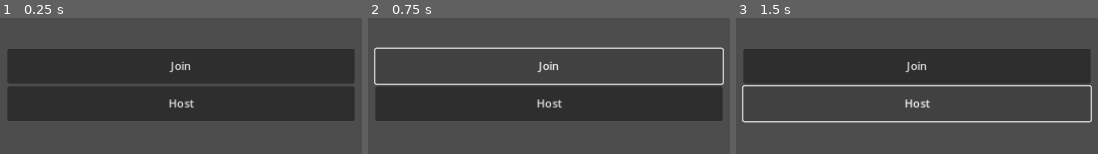
Above: before the commit, frames 1-3 (left to right).
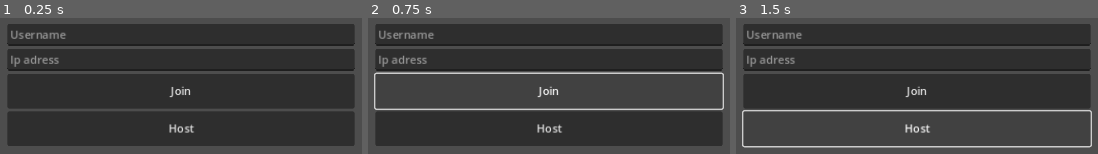
Above: after the commit, the same moments.

Repository: PickleOnAString/SnakeGame
Game: Godot game, scene res://Scenes/main_menu.tscn
The game is run twice, just before and just after one commit, with the same random seed, the same clock (stepped at 60 frames per second) and the same inputs.
Inputs:
- Up to frame 1 (0.25 s): no input
- Up to frame 2 (0.75 s): click "Join" at 0.5 s
- Up to frame 3 (1.5 s): click "Host" at 1.25 s

The runs differ from the first frame. In frame 1, 39% of the frame differs, in the area x 1-99%, y 4-95%; in frame 2, 42%; in frame 3, 25%.

Commit message:
basic networking

Diff:
--- a/Scenes/main_menu.tscn
+++ b/Scenes/main_menu.tscn
@@ -1,4 +1,6 @@
-[gd_scene format=3 uid="uid://08c61mkhugx8"]
+[gd_scene load_steps=2 format=3 uid="uid://08c61mkhugx8"]
+
+[ext_resource type="Script" path="res://Scripts/MainMenu.gd" id="1_3gad8"]
 
 [node name="MainMenu" type="Control"]
 layout_mode = 3
@@ -7,6 +9,7 @@
 anchor_bottom = 1.0
 grow_horizontal = 2
 grow_vertical = 2
+script = ExtResource("1_3gad8")
 
 [node name="VBoxContainer" type="VBoxContainer" parent="."]
 custom_minimum_size = Vector2(2.08165e-12, 50)
@@ -24,6 +27,14 @@
 grow_vertical = 2
 alignment = 1
 
+[node name="Username" type="LineEdit" parent="VBoxContainer"]
+layout_mode = 2
+placeholder_text = "Username"
+
+[node name="IpAddrres" type="LineEdit" parent="VBoxContainer"]
+layout_mode = 2
+placeholder_text = "Ip adress"
+
 [node name="Join" type="Button" parent="VBoxContainer"]
 custom_minimum_size = Vector2(2.08165e-12, 50)
 layout_mode = 2
@@ -33,3 +44,7 @@
 custom_minimum_size = Vector2(2.08165e-12, 50)
 layout_mode = 2
 text = "Host"
+
+[connection signal="text_changed" from="VBoxContainer/Username" to="." method="_on_username_text_changed"]
+[connection signal="pressed" from="VBoxContainer/Join" to="." method="_on_join_pressed"]
+[connection signal="pressed" from="VBoxContainer/Host" to="." method="_on_host_pressed"]
--- /dev/null
+++ b/Scenes/pre_game_lobby.tscn
@@ -0,0 +1,17 @@
+[gd_scene format=3 uid="uid://b6oo8siflixuh"]
+
+[node name="PreGameLobby" type="Control"]
+layout_mode = 3
+anchors_preset = 15
+anchor_right = 1.0
+anchor_bottom = 1.0
+grow_horizontal = 2
+grow_vertical = 2
+
+[node name="HSplitContainer" type="HSplitContainer" parent="."]
+layout_mode = 1
+anchors_preset = 15
+anchor_right = 1.0
+anchor_bottom = 1.0
+grow_horizontal = 2
+grow_vertical = 2
--- a/Scripts/Lobby.gd
+++ b/Scripts/Lobby.gd
@@ -22,7 +22,7 @@
 	multiplayer.server_disconnected.connect(_on_server_disconnected)
 
 
-func join_game(address = ""):
+func join_game(address: String = ""):
 	if address.is_empty():
 		address = DEFAULT_SERVER_IP
 	var peer = ENetMultiplayerPeer.new()
--- /dev/null
+++ b/Scripts/MainMenu.gd
@@ -0,0 +1,10 @@
+extends Control
+
+func _on_join_pressed() -> void:
+	Lobby.join_game($"VBoxContainer/IpAddrres".text)
+
+func _on_host_pressed() -> void:
+	Lobby.create_game()
+
+func _on_username_text_changed(new_text: String) -> void:
+	Lobby.player_info["name"] = new_text
Not shown, removed: .DS_Store
